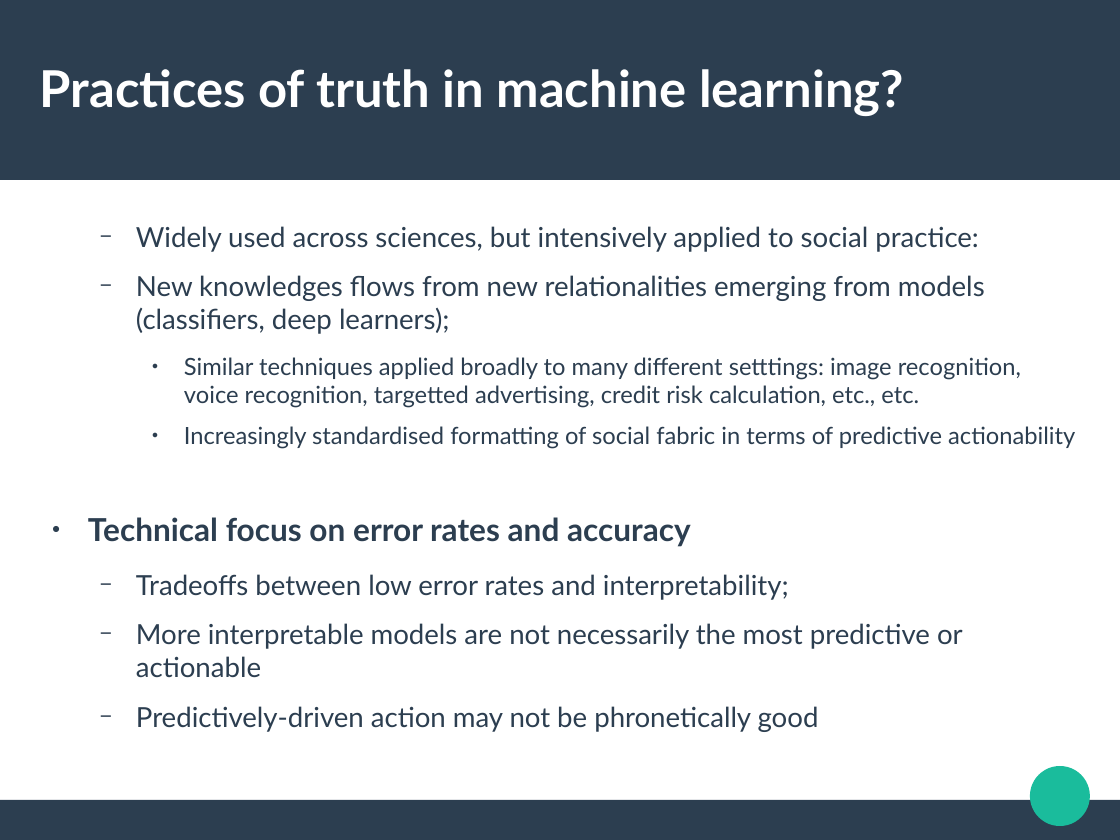
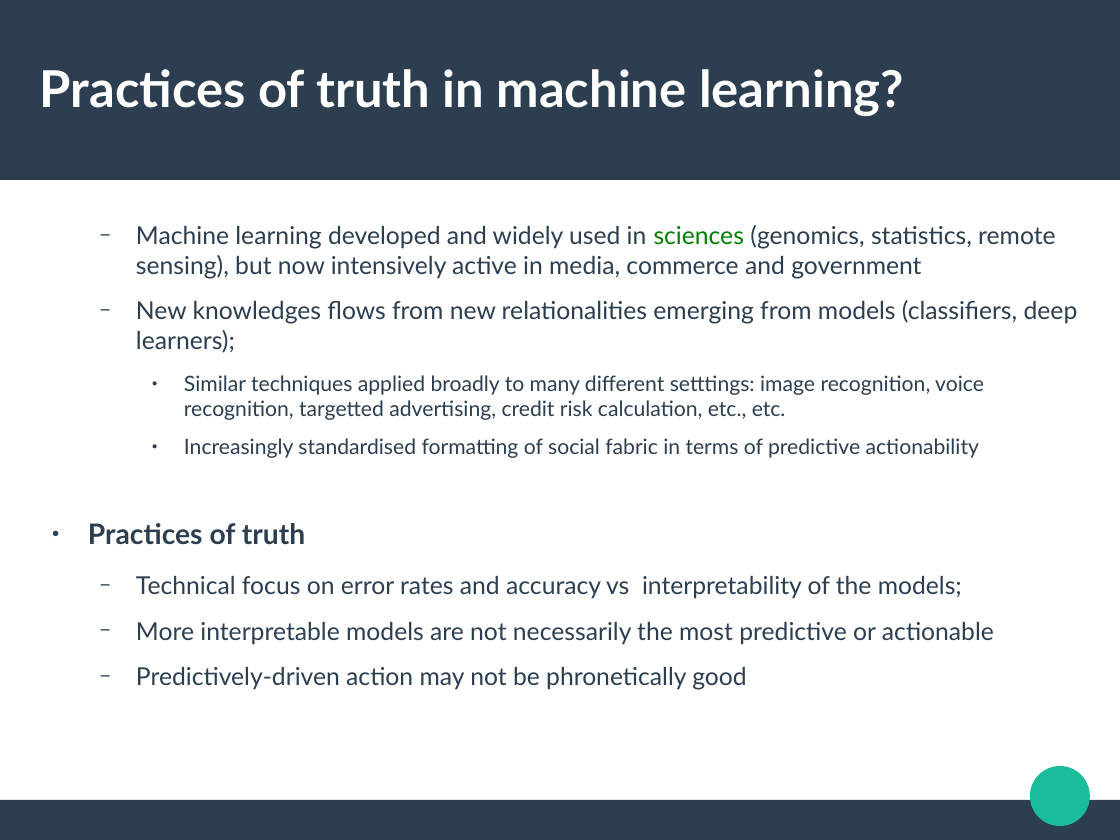
Before and after one commit to rian39/digital_ethics, a slide deck: slide 12 of digital_ethics_slides.odp. Drawn at 1120x840 pixels with LibreOffice and Linux fonts; fonts in the diff are those of the drawing. Boxes give left, top, right and bottom in pixels: in the first picture for what was removed or moved away, otherwise in the second. Text is boxed around its words. In the diff, an @@ line names an element or a change of style, - is before the commit and + after.

```diff
--- a/digital_ethics_slides.odp
+++ b/digital_ethics_slides.odp
@@ text at [136,225,1055,279]: text changed; size 19.6 to 17.5 pt @@
-  − Widely used across sciences, but intensively applied to social practice:
+  − Machine learning developed and widely used in sciences (genomics, statistics, remote sensing), but now intensively active in media, commerce and government
@@ text at [136,300,1078,690]: size 19.6 to 17.5 pt in "New knowledges flows from new relationalities emerging ...", "More interpretable models are not necessarily the ...", "Predictively-driven action may not be phronetically good"; size 16.8 to 15 pt in "Similar techniques applied broadly to many different ...", "Increasingly standardised formatting of social fabric in ..." @@
@@ text at [88,523,962,599]: text changed; size 19.6 to 17.5 pt @@
-● Technical focus on error rates and accuracy
-  − Tradeoffs between low error rates and interpretability;
+● Practices of truth
+  − Technical focus on error rates and accuracy vs interpretability of the models;
```
Also in this commit, not shown: 12 other slides changed, 3 slides removed, 2 other files.
